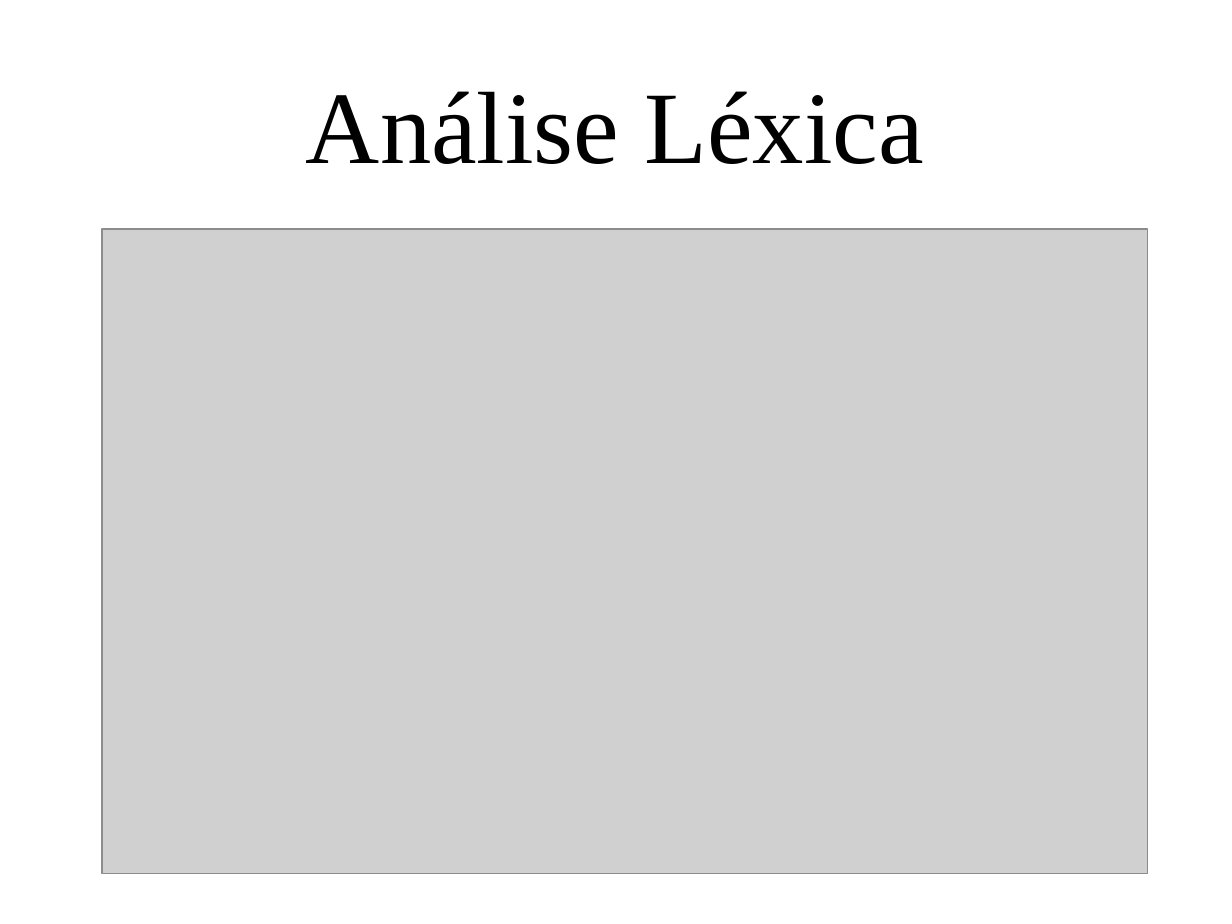
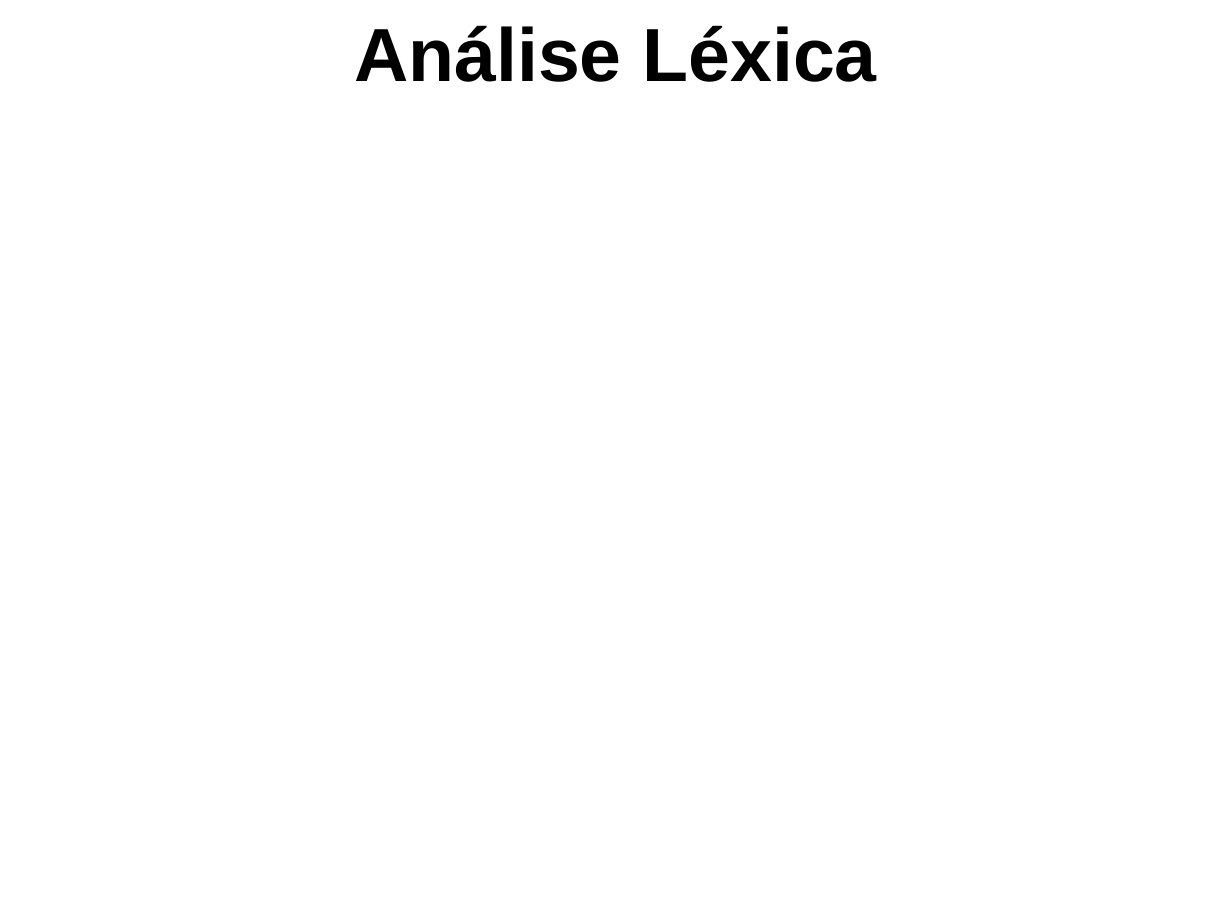
Before and after one commit to GabrielPRDF/TCC_Interpretador, a slide deck: slide 6 of Documentos/ApresentacaoTCC.ppt (slide 4 before the commit). Drawn at 1232x924 pixels with LibreOffice and Linux fonts; fonts in the diff are those of the drawing; grey boxes stand for pictures; background and template pictures are left out. Boxes give left, top, right and bottom in pixels: in the first picture for what was removed or moved away, otherwise in the second. Text is boxed around its words. In the diff, an @@ line names an element or a change of style, - is before the commit and + after.

```diff
--- a/Documentos/ApresentacaoTCC.ppt
+++ b/Documentos/ApresentacaoTCC.ppt
@@ text "Análise Léxica" moved from (x1=306, y1=91, x2=924, y2=164) to (x1=354, y1=25, x2=877, y2=82) @@
@@ text "Análise Léxica" at (x1=354, y1=25, x2=877, y2=82): size 60 to 44 pt, font Times New Roman to Arial, bold on; vertical alignment bottom to top @@
@@ picture removed at (x1=102, y1=229, x2=1148, y2=873) @@
```
Also in this commit, not shown: 6 other slides changed, 11 slides added, 3 slides removed, 6 other files.
